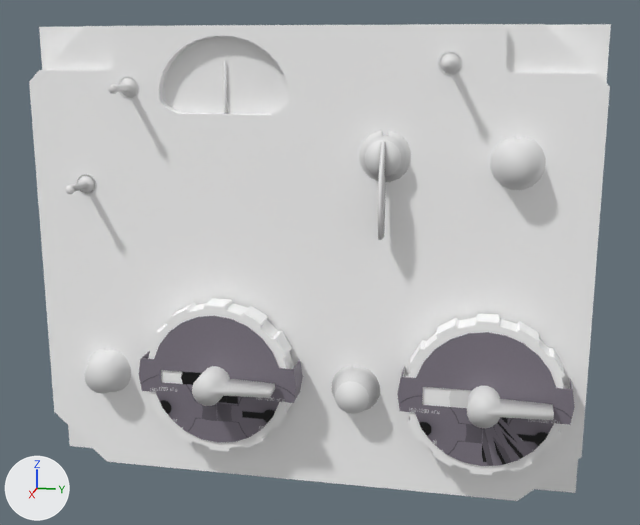
A saved change to the Blender file Panels/Instruments-3d/ark/ark.blend.
Both versions are drawn from a camera (50 mm lens) standing at (0.196, 0.0421, 0.0486) and looking at (0.0081, 0.0045, 0.0016). The axes (+X, +Y, +Z) are drawn at lower left. The lights are the same throughout.
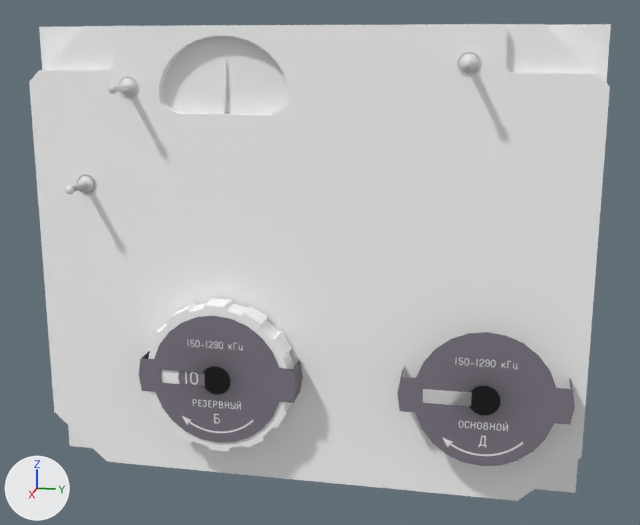
Where the change shows, as pixel boxes [x1, y1, x2, y2] in the pictures (640 x 525 px):
'Circle.002', hidden
    before: [405, 313, 568, 475]
'Cylinder.004', hidden
    before: [359, 130, 411, 240]
'Cylinder.006', hidden
    before: [490, 136, 546, 190]
'Cylinder.003', hidden
    before: [467, 386, 554, 428]
'hand_l', hidden
    before: [192, 366, 275, 406]
'Cylinder.005', hidden
    before: [332, 366, 380, 414]
'knob_l', hidden
    before: [84, 348, 131, 394]
'Sphere.003', moved
    before: [440, 53, 461, 74]
    after: [459, 53, 480, 74]
'tens_l', mesh rescaled
    before: [181, 372, 202, 385]
    after: [178, 371, 205, 386]
'Circle', hidden
    before: [449, 389, 472, 408]
'Sphere.002', moved
    before: [438, 51, 462, 75]
    after: [457, 51, 481, 76]
part 1 of me_circle_011, surface changed
    both: [400, 332, 573, 466]
part 4 of me_circle_008, surface changed
    both: [139, 316, 303, 443]

What the commit changed:
Picture '5.png' (img_5_png) is new.
Material '5.png' (mat_5_png) is new.
Its texture is img_5_png.
me_cylinder_002 is used by ob_hand_l; location (0.0176, -0.0187, -0.026); rotation (0.0, 1.571, 0.0), in degrees (0, 90, 0); scale (0.00347, 0.00347, 0.00423).
me_cylinder_002 had 37 vertices, 36 faces and spanned x -0.98..0.98, y -0.98..4.08, z -1.0..0.62.
me_cylinder_002 now has 74 vertices, 70 faces and spans x -0.98..0.98, y -0.98..4.08, z -1.0..0.62.
me_cylinder_002 part 3: 35 faces spanning x -0.98..0.98, y -0.98..4.08, z -1.0..0.62 switch from no material to mat_5_png (picture img_5_png).
me_circle_009 has 17 vertices, 16 faces and spans x -1.12..1.12, y -1.12..1.12, z 0.0.
me_circle_009 is used by ob_tens_l; location (0.0132, -0.0187, -0.026); rotation (0.0, -1.571, 0.0), in degrees (0, -90, 0); scale (0.00756, 0.00756, 0.00756).
me_circle_009 part 2: the whole mesh is scaled about its middle by (1.09, 1.09, 1).
me_circle_008 has 97 vertices, 90 faces and spans x -1.0..1.0, y -1.22..1.22, z -0.43..0.0.
me_circle_008 is used by ob_circle_007; location (0.0134, -0.0187, -0.026); rotation (0.0, 1.571, 0.0), in degrees (0, 90, 0); scale (0.0154, 0.0154, 0.0154).
me_circle_008 part 4: texture (UV) coordinates of 90 of 90 faces, centred in x -0.98..0.98, y -1.2..1.2, z -0.43..0.0, changed; they spanned u 0.01..0.99, v 0.0..0.62 and now span u 0.0..0.5, v 0.0..0.31.
me_circle_011 has 97 vertices, 90 faces and spans x -1.0..1.0, y -1.22..1.22, z -0.43..0.0.
me_circle_011 is used by ob_circle_001; location (0.0134, 0.0417, -0.026); rotation (0.0, 1.571, 0.0), in degrees (0, 90, 0); scale (0.0154, 0.0154, 0.0154).
me_circle_011 part 1: 90 kept faces spanning x -1.0..1.0, y -1.22..1.22, z -0.43..0.0 get new texture (UV) coordinates.
Object 'Sphere.003' (ob_sphere_003) moves from (0.005, 0.0315, 0.0449) to (0.005, 0.0354, 0.0449).
Object 'Sphere.002' (ob_sphere_002) moves from (0.0048, 0.0315, 0.0449) to (0.0048, 0.0354, 0.0449).
Object 'hand_l' (ob_hand_l) is now hidden.
Object 'Cylinder.006' (ob_cylinder_006) moves from (0.0121, 0.0462, 0.0246) to (0.0121, 0.0563, 0.0323).
Object 'Cylinder.006' (ob_cylinder_006) is now hidden.
Object 'Cylinder.005' (ob_cylinder_005) is now hidden.
Object 'Cylinder.004' (ob_cylinder_004) moves from (0.0121, 0.0184, 0.0254) to (0.0121, 0.015, 0.0322).
Object 'Cylinder.004' (ob_cylinder_004) is now hidden.
Object 'knob_l' (ob_knob_l) is now hidden.
Object 'Circle.002' (ob_circle_002) is now hidden.
Object 'Circle' (ob_circle) is now hidden.
Object 'Cylinder.003' (ob_cylinder_003) is now hidden.
